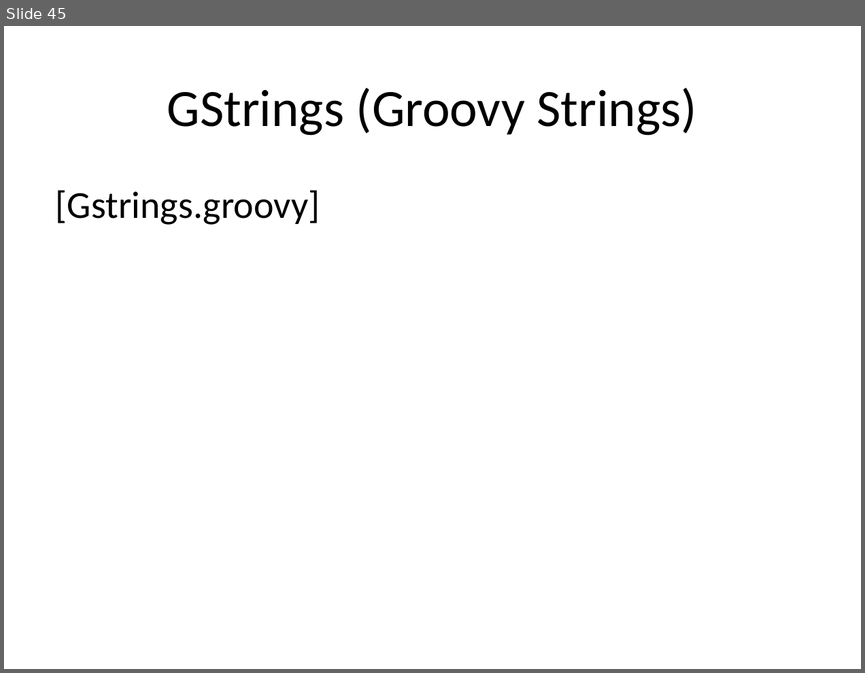
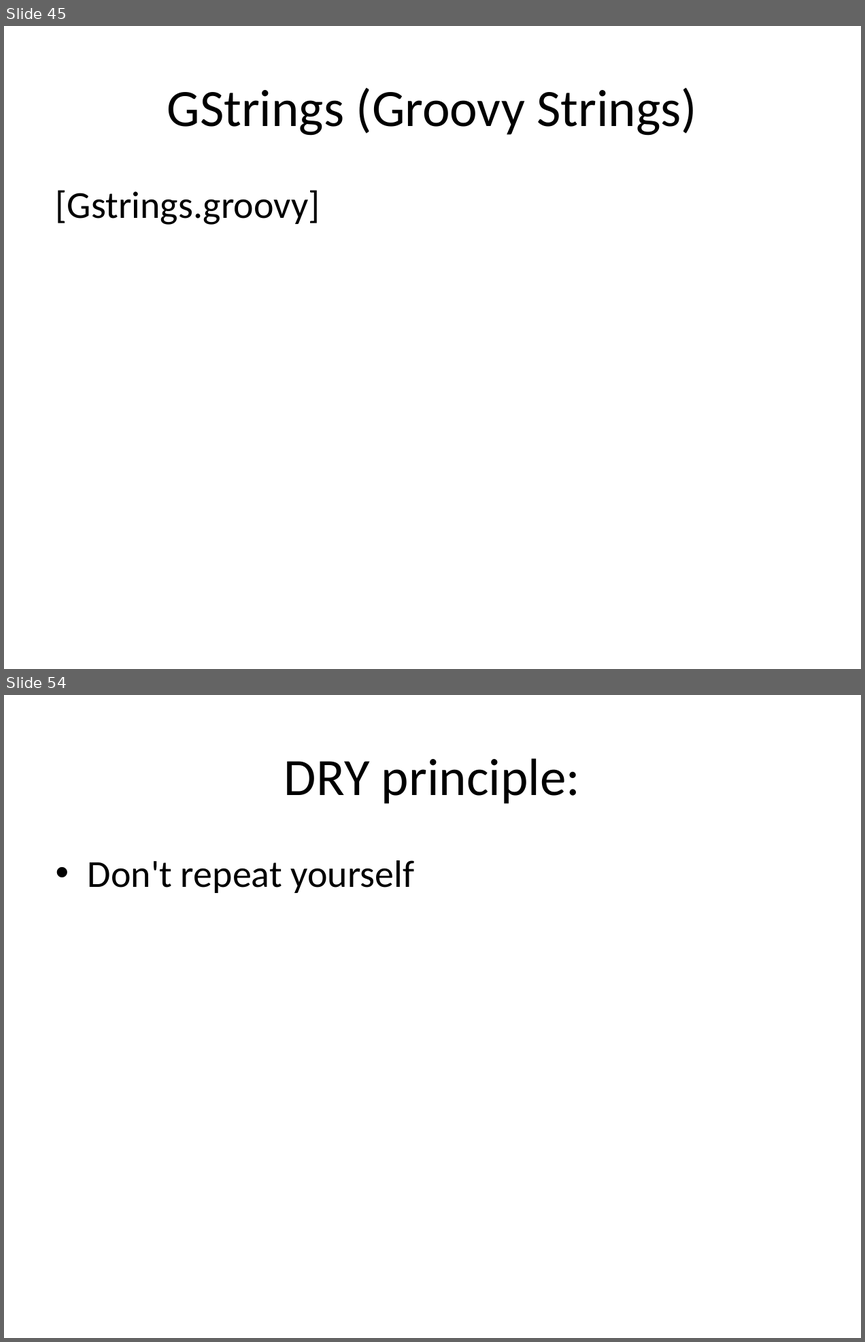
Before and after one commit to me97esn/groovyseminarium, a slide deck: groovyseminarie/dokument/groovyseminarium_source.pptx. Shown one above the other, each under a label of ours: slide 45 before the commit, slides 45 and 54 after it; the slides between them are not shown. The pictures are 865x673 and 865x1342 pixels, drawn with LibreOffice and Linux fonts; fonts in the diff are those of the drawing. Boxes give left, top, right and bottom in pixels: in the first picture for what was removed or moved away, otherwise in the second. Text is boxed around its words. In the diff, an @@ line names an element or a change of style, - is before the commit and + after.

```diff
--- a/groovyseminarie/dokument/groovyseminarium_source.pptx
+++ b/groovyseminarie/dokument/groovyseminarium_source.pptx
@@ slide 54 added at [4, 695, 861, 1338], background #FFFFFF @@
@@ title added at [284, 758, 580, 804], 44 pt, text #000000 @@
+DRY principle:
@@ text added at [88, 860, 415, 893], 32 pt, text #000000 @@
+• Don't repeat yourself
```
Also in this commit, not shown: 10 other slides added, 10 other files.
